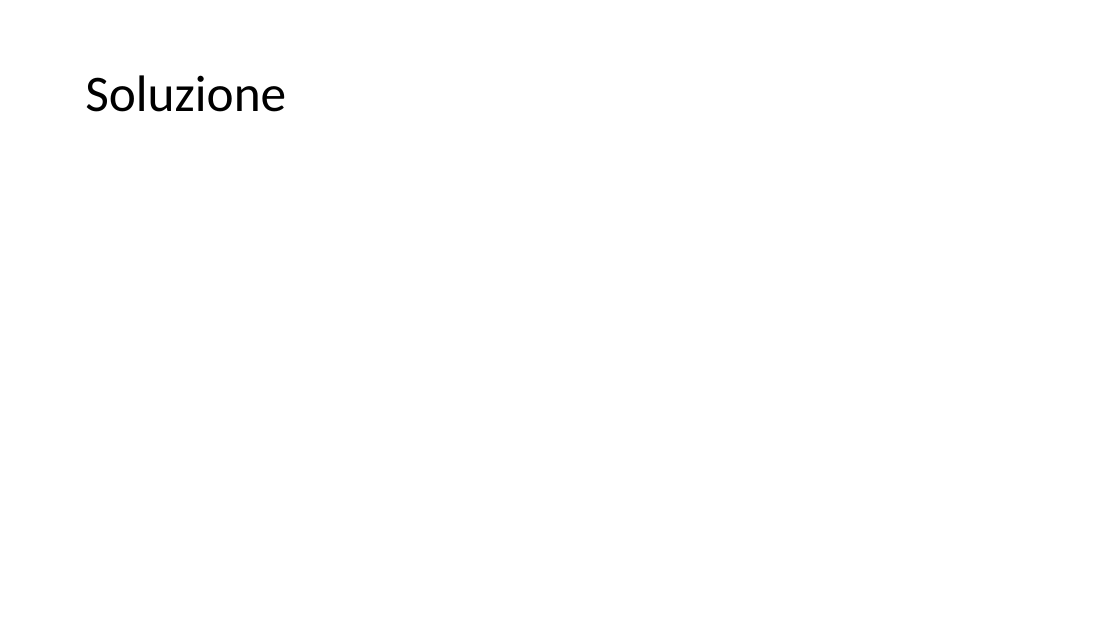
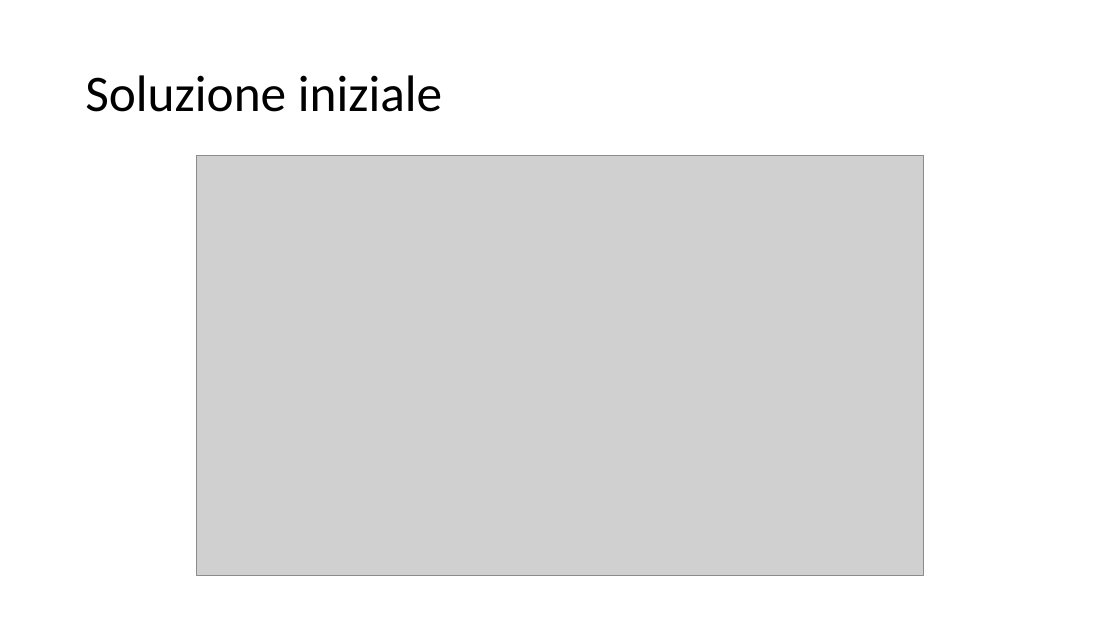
Before and after one commit to Colugnat/ProgettoNuget, a slide deck: slide 4 of Presentazione/PresentazioneNuget.pptx. Drawn at 1120x630 pixels with LibreOffice and Linux fonts; fonts in the diff are those of the drawing; grey boxes stand for pictures. Boxes give left, top, right and bottom in pixels: in the first picture for what was removed or moved away, otherwise in the second. Text is boxed around its words. In the diff, an @@ line names an element or a change of style, - is before the commit and + after.

```diff
--- a/Presentazione/PresentazioneNuget.pptx
+++ b/Presentazione/PresentazioneNuget.pptx
@@ title at box(85, 75, 442, 112): text changed @@
-Soluzione
+Soluzione iniziale
@@ picture added at box(197, 155, 923, 576) @@
```
Also in this commit, not shown: 4 other slides changed, 1 slide added, 1 other file.
